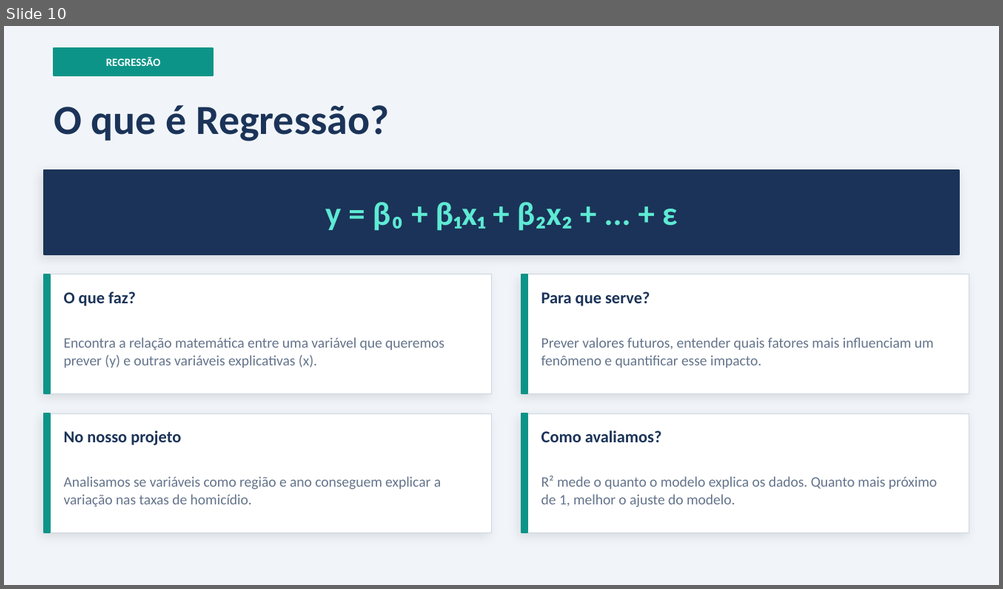
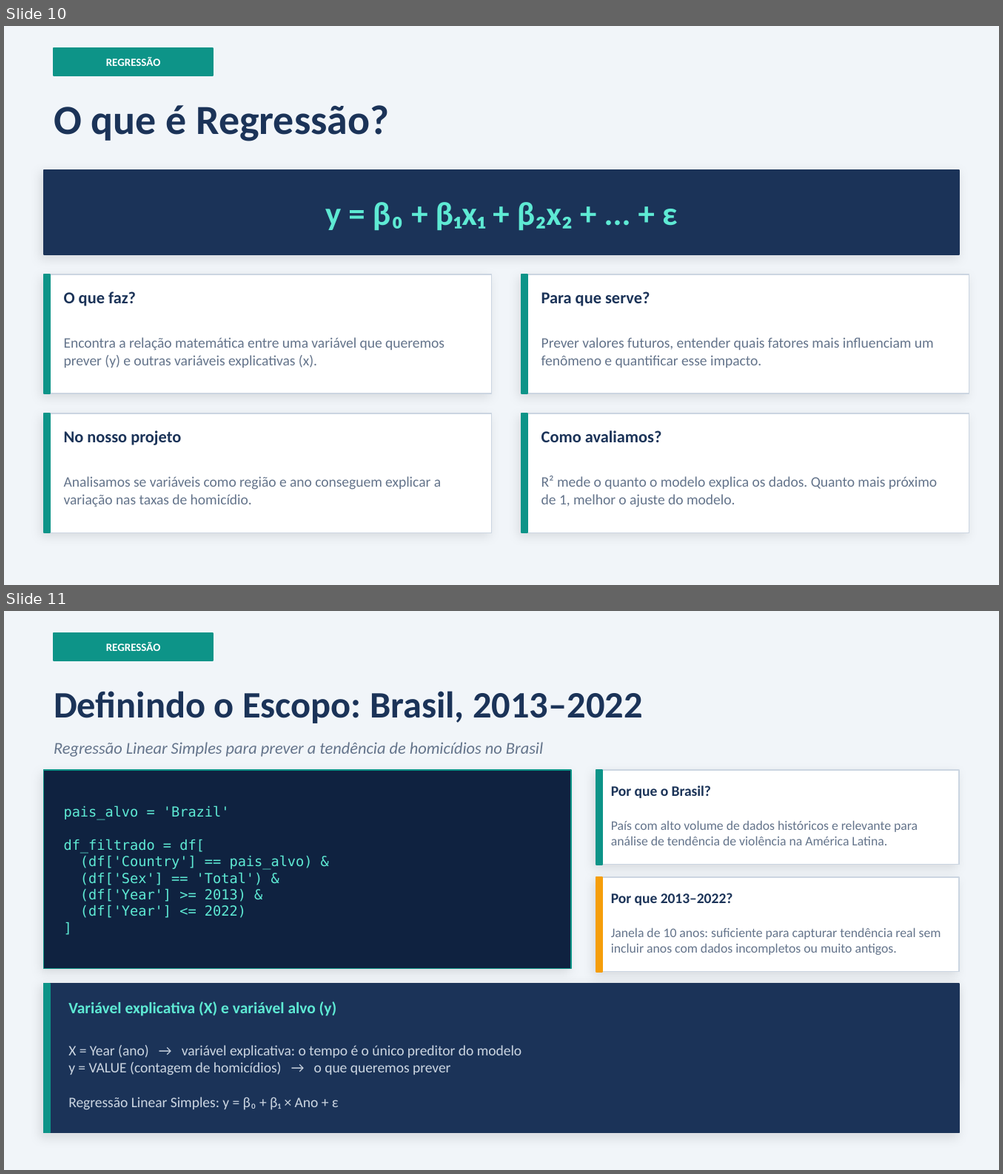
Before and after one commit to William-vale/Trabalho_T-picos_Especiais_Computacao_I, a slide deck: homicidios_analise.pptx. Shown one above the other, each under a label of ours: slide 10 before the commit, slides 10 and 11 after it. The pictures are 1003x589 and 1003x1174 pixels, drawn with LibreOffice and Linux fonts; fonts in the diff are those of the drawing. Boxes give left, top, right and bottom in pixels: in the first picture for what was removed or moved away, otherwise in the second. Text is boxed around its words. In the diff, an @@ line names an element or a change of style, - is before the commit and + after.

```diff
--- a/homicidios_analise.pptx
+++ b/homicidios_analise.pptx
@@ slide 11 added at <box>4,611,999,1170</box>, background #F1F5F9 @@
@@ rectangle added at <box>54,633,213,661</box>, fill #0D9488, outline #0D9488 1 pt @@
@@ text added at <box>106,642,161,651</box>, 8 pt, text #FFFFFF, bold @@
+REGRESSÃO
@@ text added at <box>54,691,642,723</box>, 27 pt, text #1B3358, bold @@
+Definindo o Escopo: Brasil, 2013–2022
@@ text added at <box>54,742,543,757</box>, 12 pt, text #64748B, italic @@
+Regressão Linear Simples para prever a tendência de homicídios no Brasil
@@ rectangle added at <box>44,770,571,969</box>, fill #0F2240, outline #0D9488 0.8 pt @@
@@ rectangle added at <box>596,770,959,865</box>, fill #FFFFFF, outline #CBD5E1 0.75 pt @@
@@ rectangle added at <box>596,770,602,865</box>, fill #0D9488, outline #0D9488 1 pt @@
@@ text added at <box>611,786,711,798</box>, 10.5 pt, text #1B3358, bold @@
+Por que o Brasil?
@@ text added at <box>64,806,313,918</box>, 10 pt, text #5EEAD4 @@
+pais_alvo = 'Brazil'
+df_filtrado = df[
+(df['Country'] == pais_alvo) &
+(df['Sex'] == 'Total') &
+(df['Year'] >= 2013) &
+(df['Year'] <= 2022)
+]
@@ text added at <box>611,820,917,846</box>, 9.5 pt, text #64748B @@
+País com alto volume de dados históricos e relevante para análise de tendência de violência na América Latina.
@@ rectangle added at <box>596,877,959,972</box>, fill #FFFFFF, outline #CBD5E1 0.75 pt @@
@@ rectangle added at <box>596,877,602,972</box>, fill #F59E0B, outline #F59E0B 1 pt @@
@@ text added at <box>611,893,733,906</box>, 10.5 pt, text #1B3358, bold @@
+Por que 2013–2022?
@@ text added at <box>611,928,941,955</box>, 9.5 pt, text #64748B @@
+Janela de 10 anos: suficiente para capturar tendência real sem incluir anos com dados incompletos ou muito antigos.
@@ rectangle added at <box>44,984,959,1133</box>, fill #1B3358, outline #1B3358 1 pt @@
@@ rectangle added at <box>44,984,50,1133</box>, fill #0D9488, outline #0D9488 1 pt @@
@@ rectangle added at <box>596,985,959,1079</box>, fill #FFFFFF, outline #CBD5E1 0.75 pt @@
@@ rectangle added at <box>596,985,602,1079</box>, fill #1B3358, outline #1B3358 1 pt @@
@@ text added at <box>68,1002,337,1017</box>, 11.5 pt, text #5EEAD4, bold @@
+Variável explicativa (X) e variável alvo (y)
@@ text added at <box>68,1045,521,1111</box>, 10.5 pt, text #CBD5E1 @@
+X = Year (ano) → variável explicativa: o tempo é o único preditor do modelo
+y = VALUE (contagem de homicídios) → o que queremos prever
+Regressão Linear Simples: y = β₀ + β₁ × Ano + ε
```
Also in this commit, not shown: 10 other slides changed, 6 other slides added, 1 other file.
